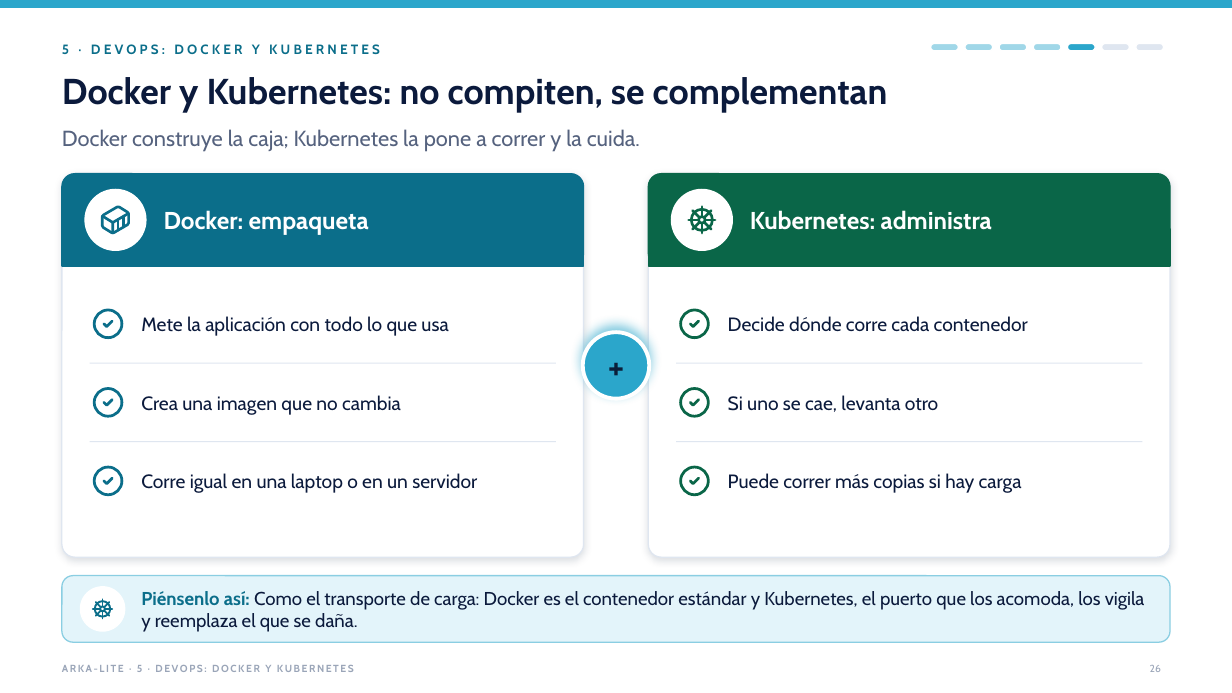
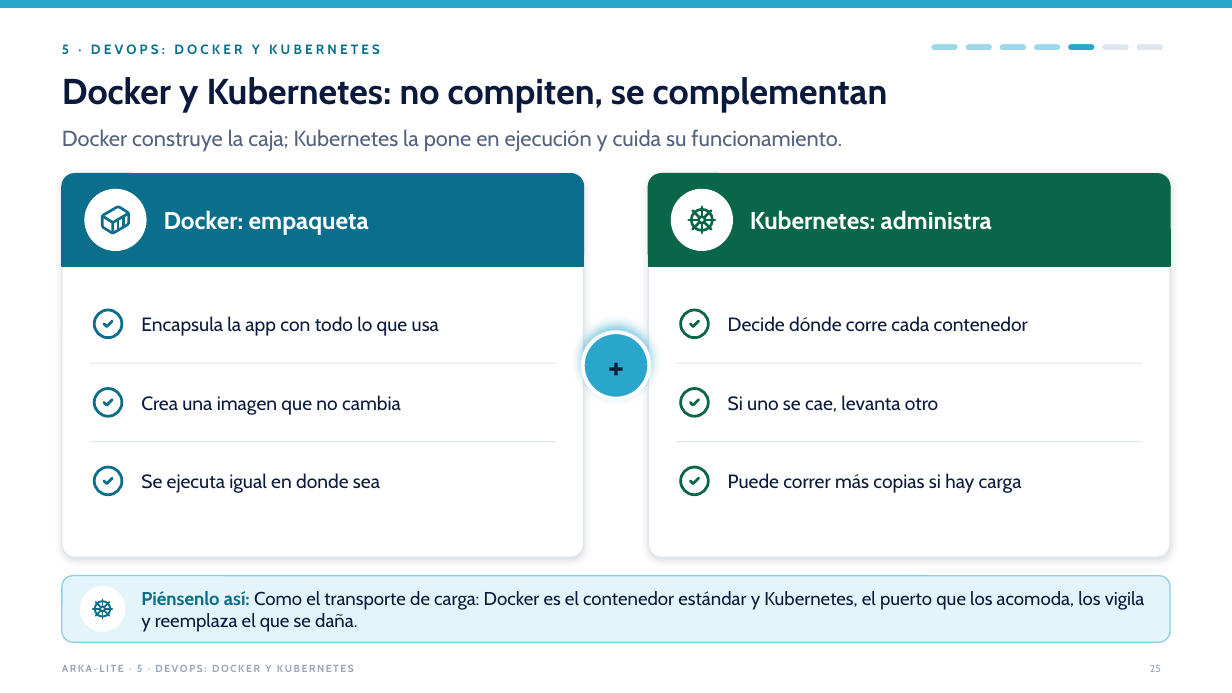
Before and after one commit to jfranceschi-dev/arka-lite, a slide deck: slide 25 of docs/presentation-data/pptx/ARKA-Lite-ejecutivo-con-videos.pptx (slide 26 before the commit). Drawn at 1232x693 pixels with LibreOffice and Linux fonts; fonts in the diff are those of the drawing. Boxes give left, top, right and bottom in pixels: in the first picture for what was removed or moved away, otherwise in the second. Text is boxed around its words. In the diff, an @@ line names an element or a change of style, - is before the commit and + after.

```diff
--- a/docs/presentation-data/pptx/ARKA-Lite-ejecutivo-con-videos.pptx
+++ b/docs/presentation-data/pptx/ARKA-Lite-ejecutivo-con-videos.pptx
@@ text at <box>62,129,842,152</box>: text changed @@
-Docker construye la caja; Kubernetes la pone a correr y la cuida.
+Docker construye la caja; Kubernetes la pone en ejecución y cuida su funcionamiento.
@@ text at <box>141,316,439,336</box>: text changed @@
-Mete la aplicación con todo lo que usa
+Encapsula la app con todo lo que usa
@@ text at <box>141,473,380,493</box>: text changed @@
-Corre igual en una laptop o en un servidor
+Se ejecuta igual en donde sea
```
Also in this commit, not shown: 8 other slides changed, 2 slides added, 4 slides removed, 35 other files.
